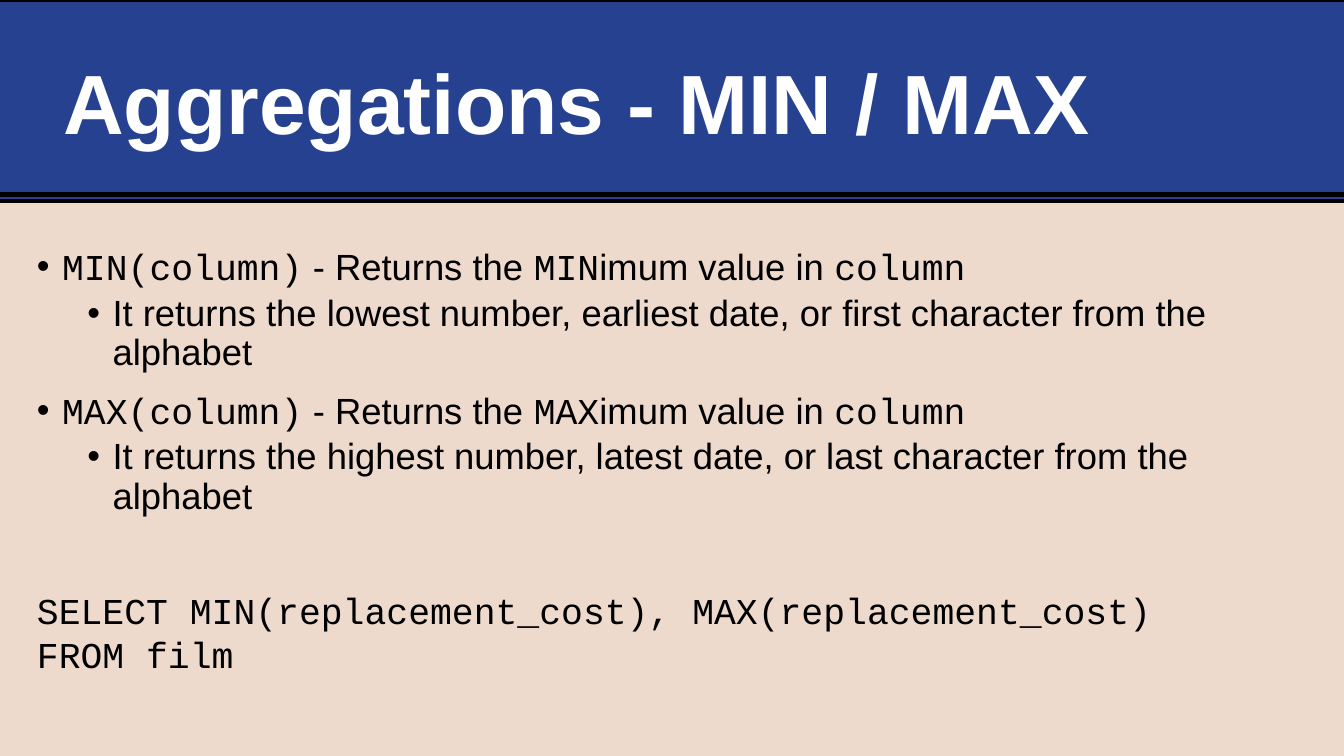
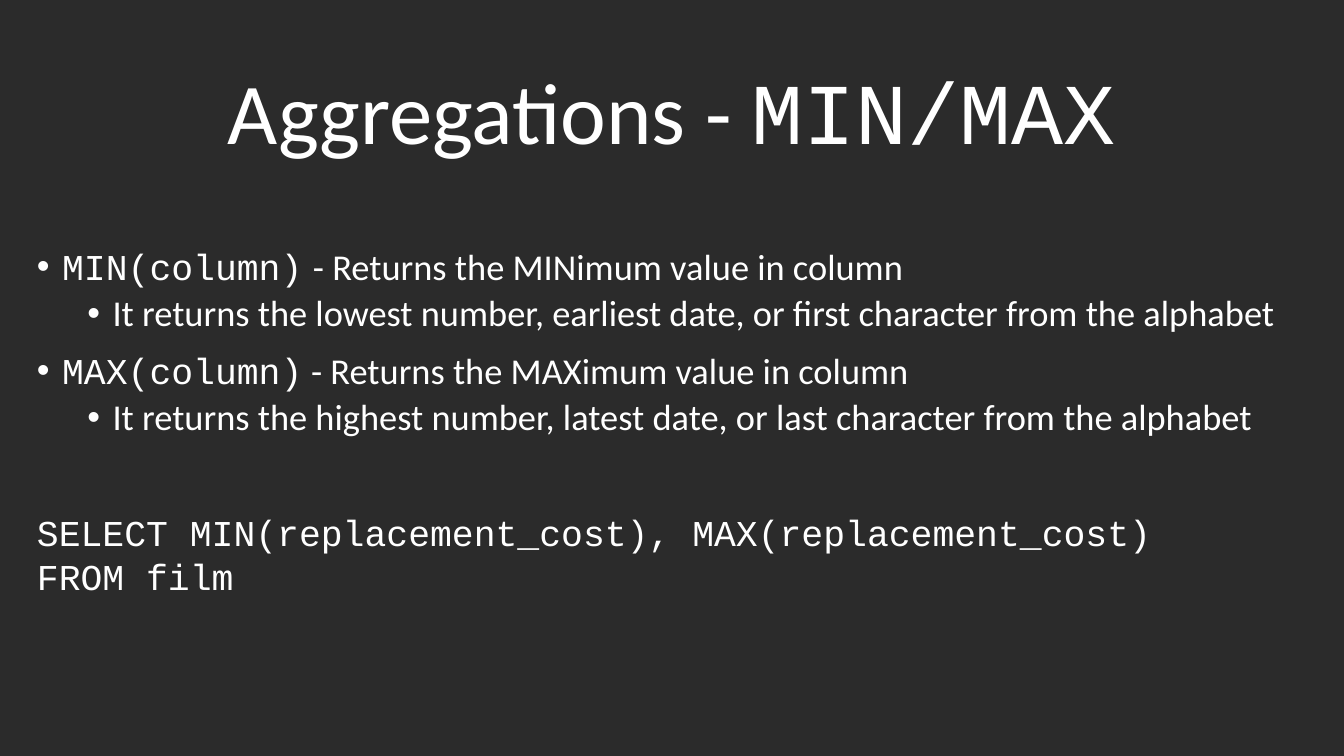
Before and after one commit to life-efficient/Data-Engineering, a slide deck: slide 6 of 2. SQL/4. Aggregations/4. SQL Data Analysis - Aggregations, Function, Flow Control.pptx (slide 5 before the commit). Drawn at 1344x756 pixels with LibreOffice and Linux fonts; fonts in the diff are those of the drawing; background and template pictures are left out; a plain dark background stands for a picture behind light text. Boxes give left, top, right and bottom in pixels: in the first picture for what was removed or moved away, otherwise in the second. Text is boxed around its words. In the diff, an @@ line names an element or a change of style, - is before the commit and + after.

```diff
--- a/2. SQL/4. Aggregations/4. SQL Data Analysis - Aggregations, Function, Flow Control.pptx
+++ b/2. SQL/4. Aggregations/4. SQL Data Analysis - Aggregations, Function, Flow Control.pptx
@@ background #EDDACC to picture (left out) @@
@@ rectangle removed at (0,0,1344,201) @@
@@ title "Aggregations - MIN/MAX" at (228,81,1116,159): vertical alignment middle to bottom @@
@@ title at (228,81,1116,159): text changed; size 60 to 61.9 pt; font Arial to Calibri; bold off @@
-Aggregations - MIN / MAX
+Aggregations - MIN/MAX
@@ line removed from (0, 195) to (1344, 195) @@
@@ text "MIN(column) - Returns the MINimum ..." at (37,254,1274,591): font Arial to Calibri in "- Returns the MINimum value in", "It returns the lowest number, earliest date, ...", "- Returns the MAXimum value in", "It returns the highest number, latest date, ..."; font Courier New to Calibri in "MINimum column", "MAXimum column"; text colour #000000 to #FFFFFF @@
```
Also in this commit, not shown: 19 other slides changed, 5 slides added, 4 slides removed, 9 other files.
